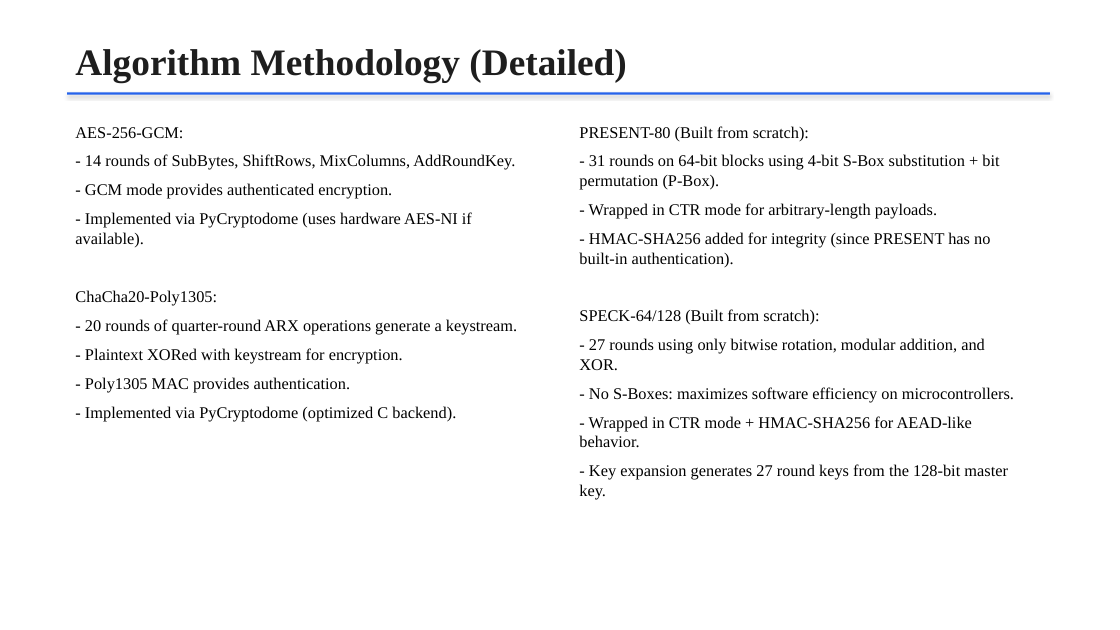
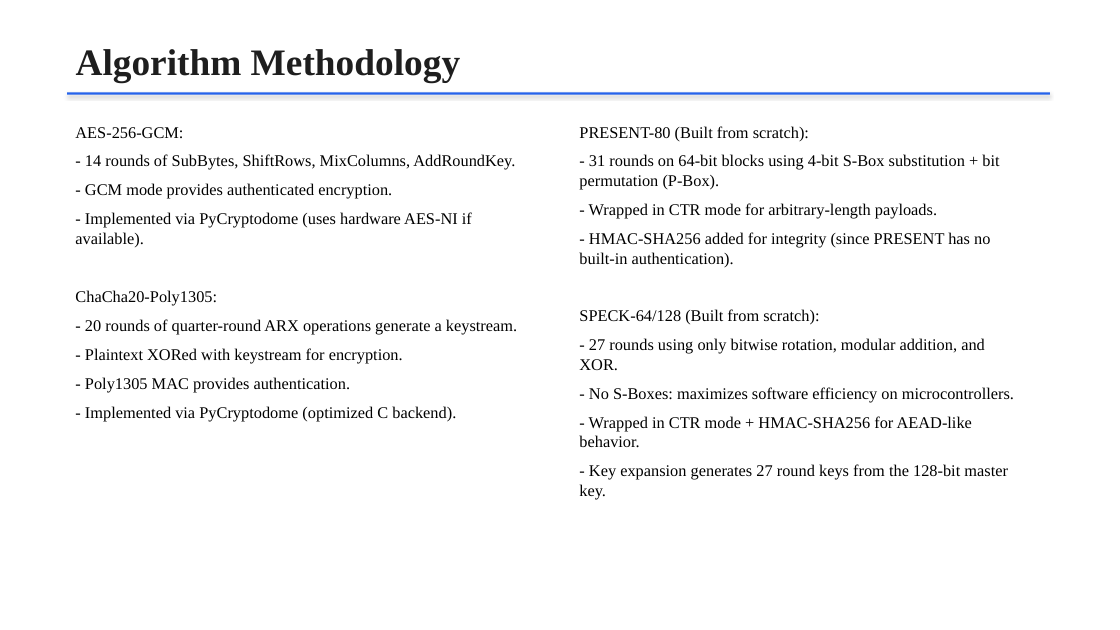
Before and after one commit to Krish6115/Distributed_Systems, a slide deck: slide 11 of Encryption_Edge_Devices_Presentation.pptx (slide 10 before the commit). Drawn at 1120x630 pixels with LibreOffice and Linux fonts; fonts in the diff are those of the drawing. Boxes give left, top, right and bottom in pixels: in the first picture for what was removed or moved away, otherwise in the second. Text is boxed around its words. In the diff, an @@ line names an element or a change of style, - is before the commit and + after.

```diff
--- a/Encryption_Edge_Devices_Presentation.pptx
+++ b/Encryption_Edge_Devices_Presentation.pptx
@@ text at (76,49,460,82): text changed @@
-Algorithm Methodology (Detailed)
+Algorithm Methodology
```
Also in this commit, not shown: 8 other slides changed, 1 slide removed, 1 other file.
